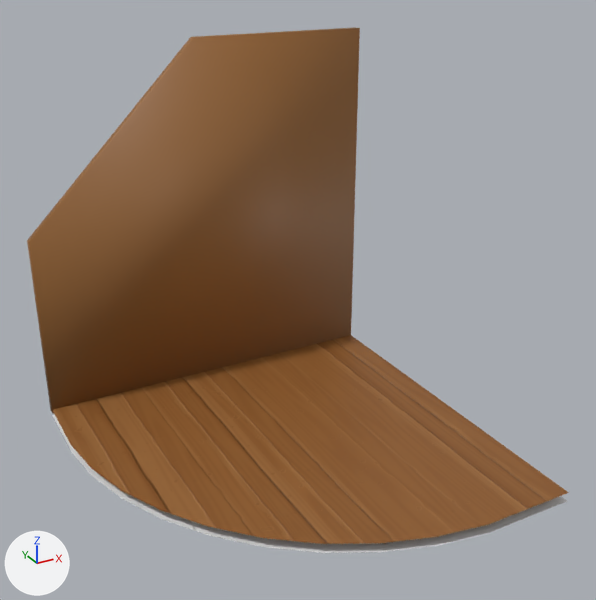
Before and after pictures for a commit that changed the FBX model Assets/Stylized_Egypt/Meshes/building/SM_floor_03.fbx.
One viewpoint serves both versions: a 50 mm lens placed at (-1.46, -8.5, 4.96), pointed at (2.05, -2.11, 1.77). Every picture has the same lights, and +X, +Y and +Z are marked at lower left. Where no turn or scale is listed for an object, it has been applied to the vertices.

Names of what the first picture shows: 'SM_floor_03', 'SM_floor_03_ConvexHulls'.
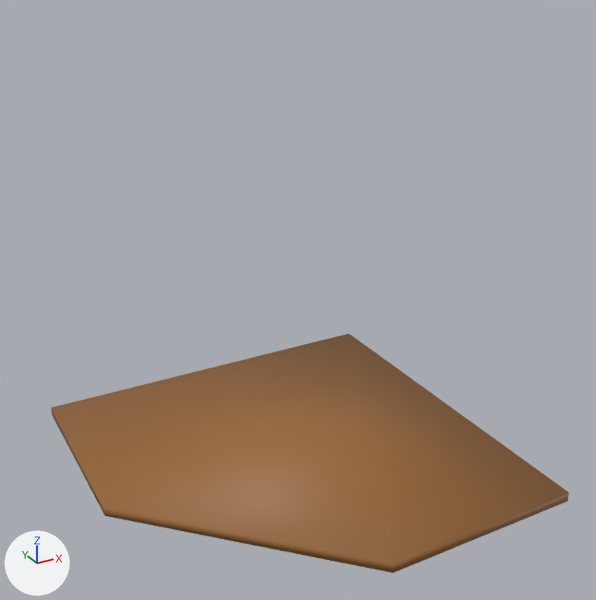
Boxes [x1, y1, x2, y2] around the edits, measured in the pictures (596 x 600 px):
```json
{"object": "SM_floor_03_ConvexHulls", "change": "moved, rescaled", "before": [27, 27, 360, 413], "after": [51, 334, 569, 573], "on screen": "55% wider, 38% shorter"}
{"object": "SM_floor_03", "change": "unchanged, covered by the edit", "before": [52, 335, 569, 553]}
```

Scene script edits in JSON lines:
```json
{"op": "add", "block": "ob_sm_floor_03_convexhulls", "code": "ob_sm_floor_03_convexhulls.parent = ob_sm_floor_55"}
{"op": "set", "path": "ob_sm_floor_03_convexhulls.scale", "old": "(0.01, 0.01, 0.01)", "new": "(1.0, 1.0, 1.0)"}
{"op": "add", "block": "ob_sm_floor_55", "code": ["ob_sm_floor_55 = bpy.data.objects.new('SM_floor_55', None)", "ob_sm_floor_55.location = (0.0, 0.0, 0.0)", "ob_sm_floor_55.rotation_euler = (1.571, 0.0, 0.0)  # degrees (90, 0, 0)", "ob_sm_floor_55.scale = (0.01, 0.01, 0.01)"]}
```
